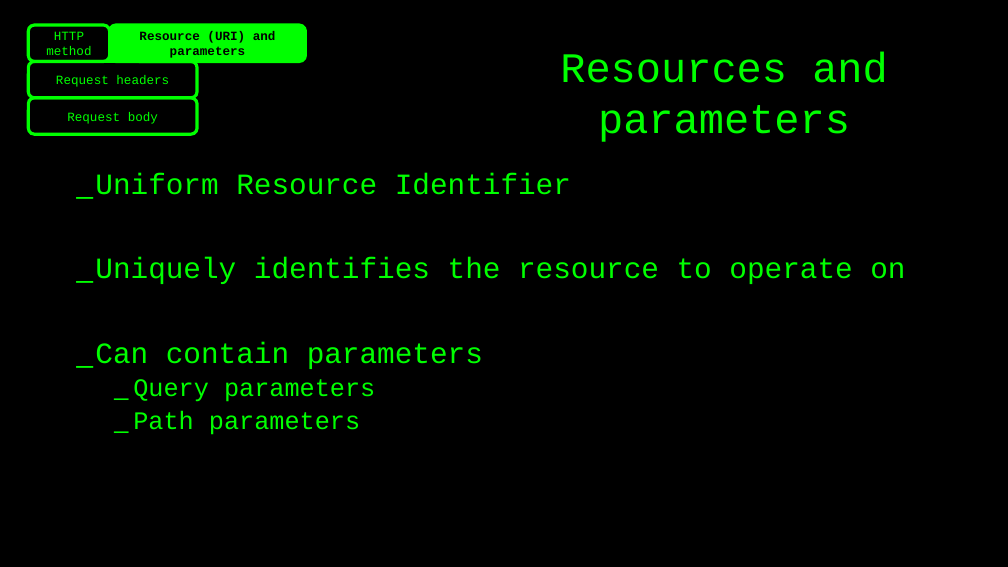
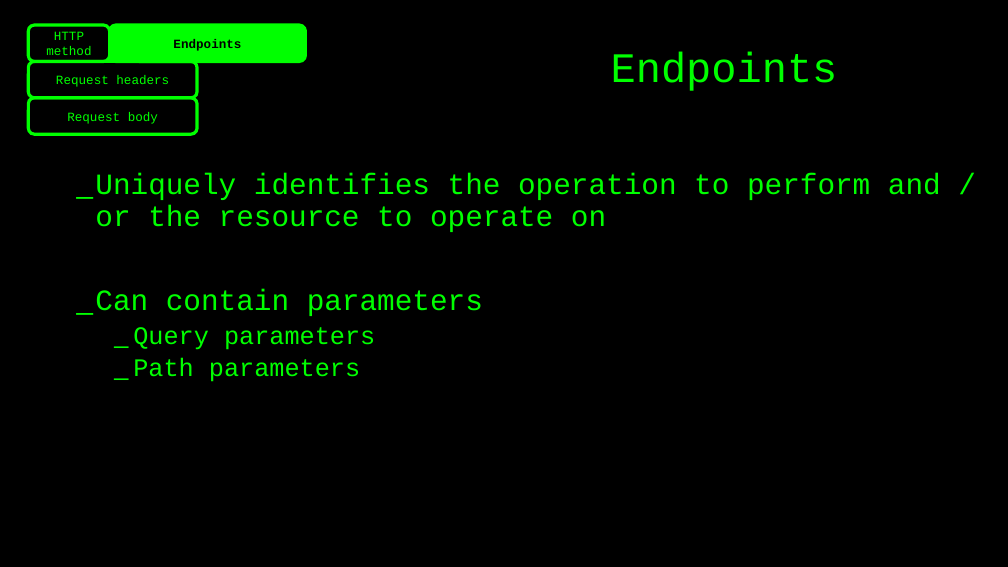
Before and after one commit to basdijkstra/requests-workshop, a slide deck: slide 16 of python-requests-workshop.pptx (slide 15 before the commit). Drawn at 1008x567 pixels with LibreOffice and Linux fonts; fonts in the diff are those of the drawing. Boxes give left, top, right and bottom in pixels: in the first picture for what was removed or moved away, otherwise in the second. Text is boxed around its words. In the diff, an @@ line names an element or a change of style, - is before the commit and + after.

```diff
--- a/python-requests-workshop.pptx
+++ b/python-requests-workshop.pptx
@@ text in rounded rectangle at (x1=173, y1=39, x2=241, y2=51): text changed @@
-Resource (URI) and parameters
+Endpoints
@@ text at (x1=611, y1=52, x2=838, y2=91): text changed @@
-Resources and parameters
+Endpoints
@@ text at (x1=95, y1=173, x2=941, y2=232): text changed @@
-_ Uniform Resource Identifier
-_ Uniquely identifies the resource to operate on
+_ Uniquely identifies the operation to perform and / or the resource to operate on
```
Also in this commit, not shown: 13 other slides changed, 2 slides added, 9 slides removed, 2 other files.
